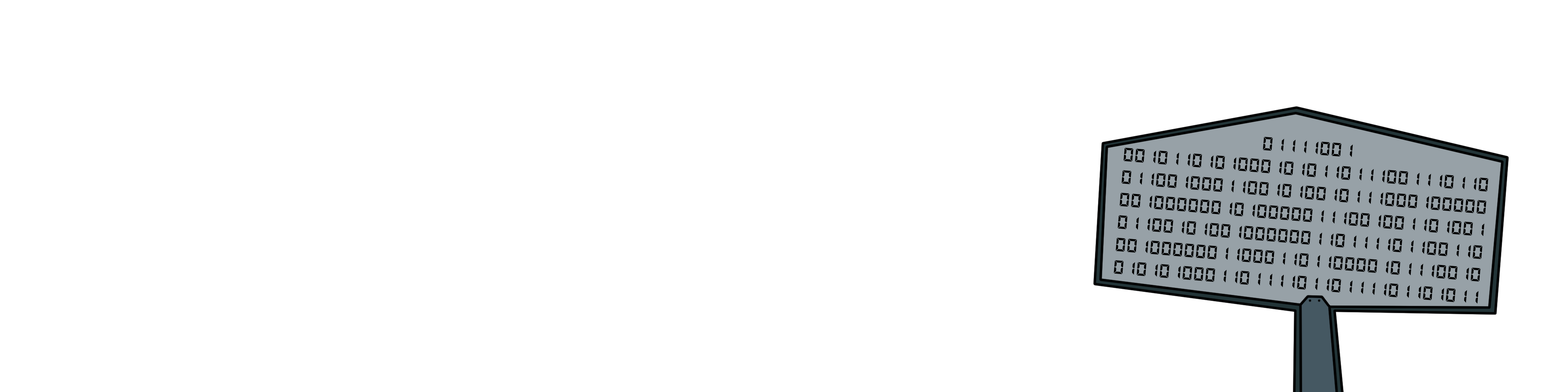
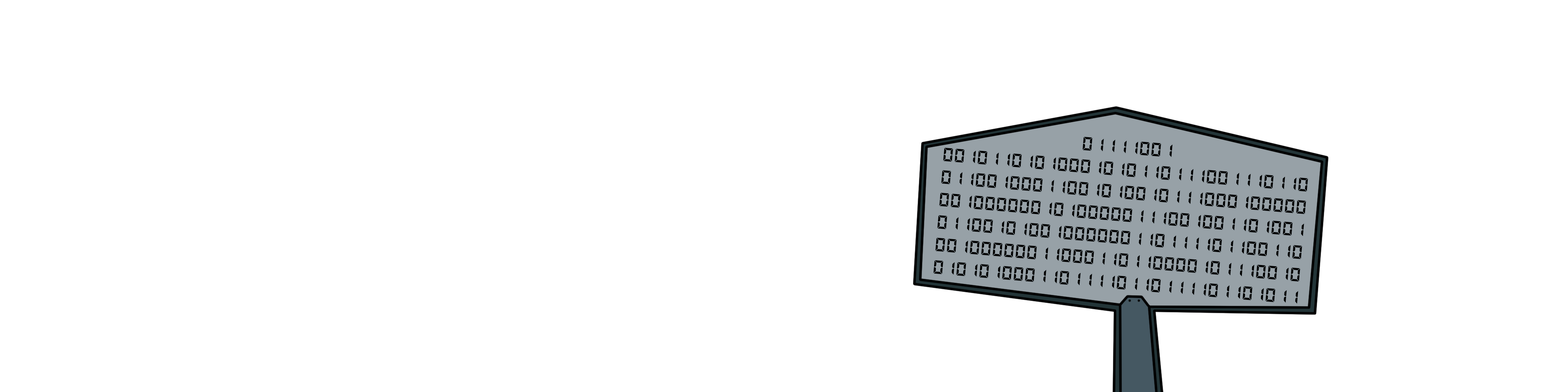
Comparing the layer stacks of the two 1568×392 images. Changes:
painted on "01010100011011110110111101101011 001000000110001101100001011100" over [933, 136, 1489, 304]
painted on "Layer 2" over [912, 105, 1510, 392]
painted on "Layer 3" over [920, 113, 1503, 308]
painted on "Layer 1" over [914, 106, 1509, 392]
